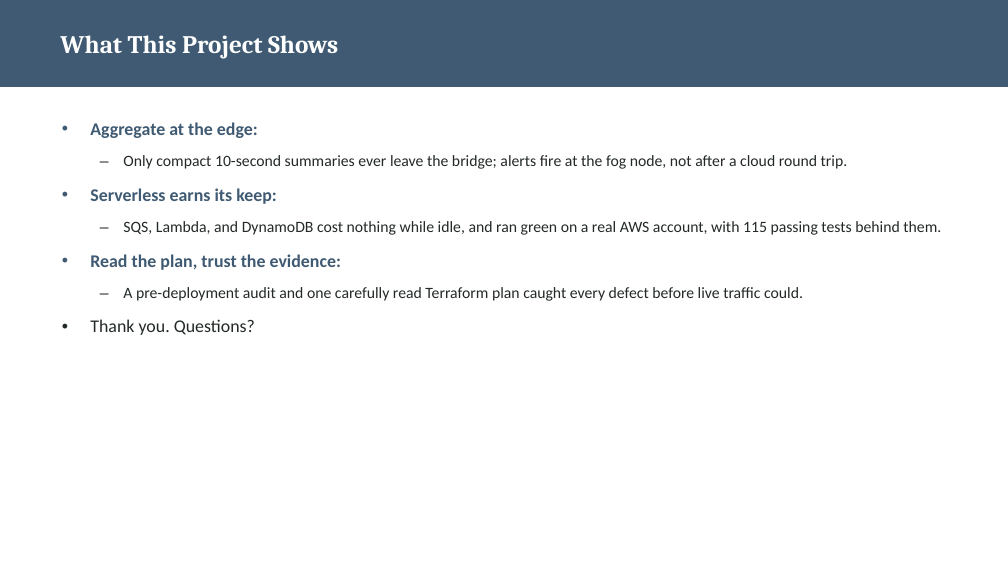
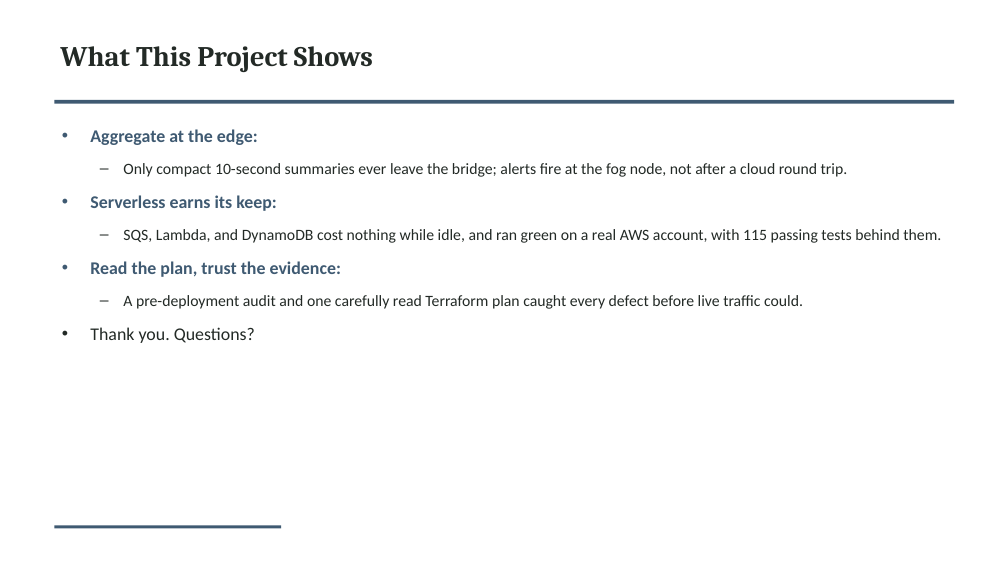
Before and after one commit to valletivarish/FEC_version_2, a slide deck: slide 6 of ppt/X25104047_bridge-structural-health.pptx. Drawn at 1008x567 pixels with LibreOffice and Linux fonts; fonts in the diff are those of the drawing. Boxes give left, top, right and bottom in pixels: in the first picture for what was removed or moved away, otherwise in the second. Text is boxed around its words. In the diff, an @@ line names an element or a change of style, - is before the commit and + after.

Commit message:
Ensure no two decks share a theme: ΔE colour audit across all archetype+cover groups; move bridge->underline, retail/water->plain, industrial->diagonal (dark now marine-only); recolour smart-city/smart-building/parking/transit/elevator/cold-chain/aquaculture to spread the palette. 0 collisions at ΔE<20

```diff
--- a/ppt/X25104047_bridge-structural-health.pptx
+++ b/ppt/X25104047_bridge-structural-health.pptx
@@ title "What This Project Shows": place and size @@
-title "What This Project Shows" at box(60, 35, 338, 59)
+title "What This Project Shows" at box(60, 46, 373, 72)
@@ title "What This Project Shows" at box(60, 46, 373, 72): size 24 to 27 pt, text colour #FFFFFF to #232A26; vertical alignment middle to top @@
@@ rectangle: place and size @@
-rectangle at box(0, 0, 1008, 87)
+rectangle at box(54, 100, 954, 104)
@@ text "Aggregate at the edge:": place and size @@
-text "Aggregate at the edge:" at box(90, 122, 941, 335)
+text "Aggregate at the edge:" at box(90, 129, 941, 343)
@@ rectangle added at box(54, 526, 281, 529), fill #3F5A72 @@
```
Also in this commit, not shown: 4 other slides changed, 24 other files.
